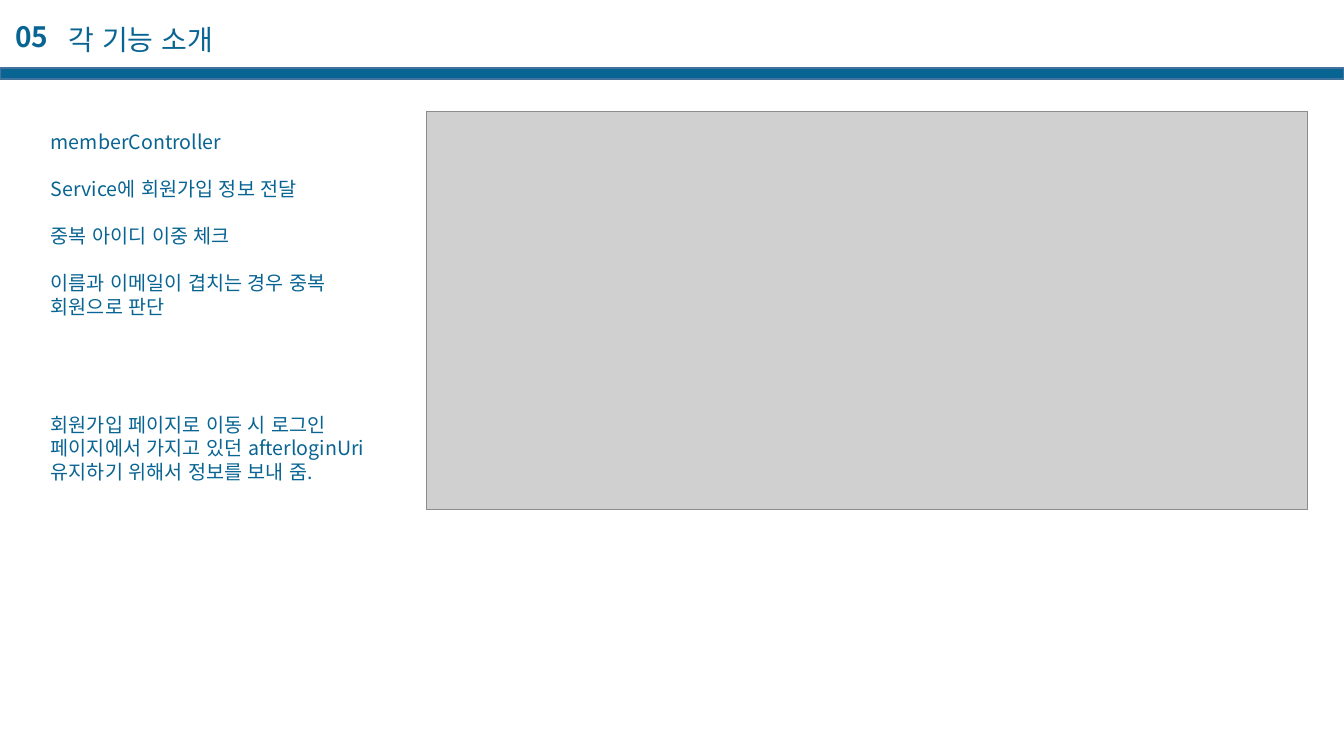
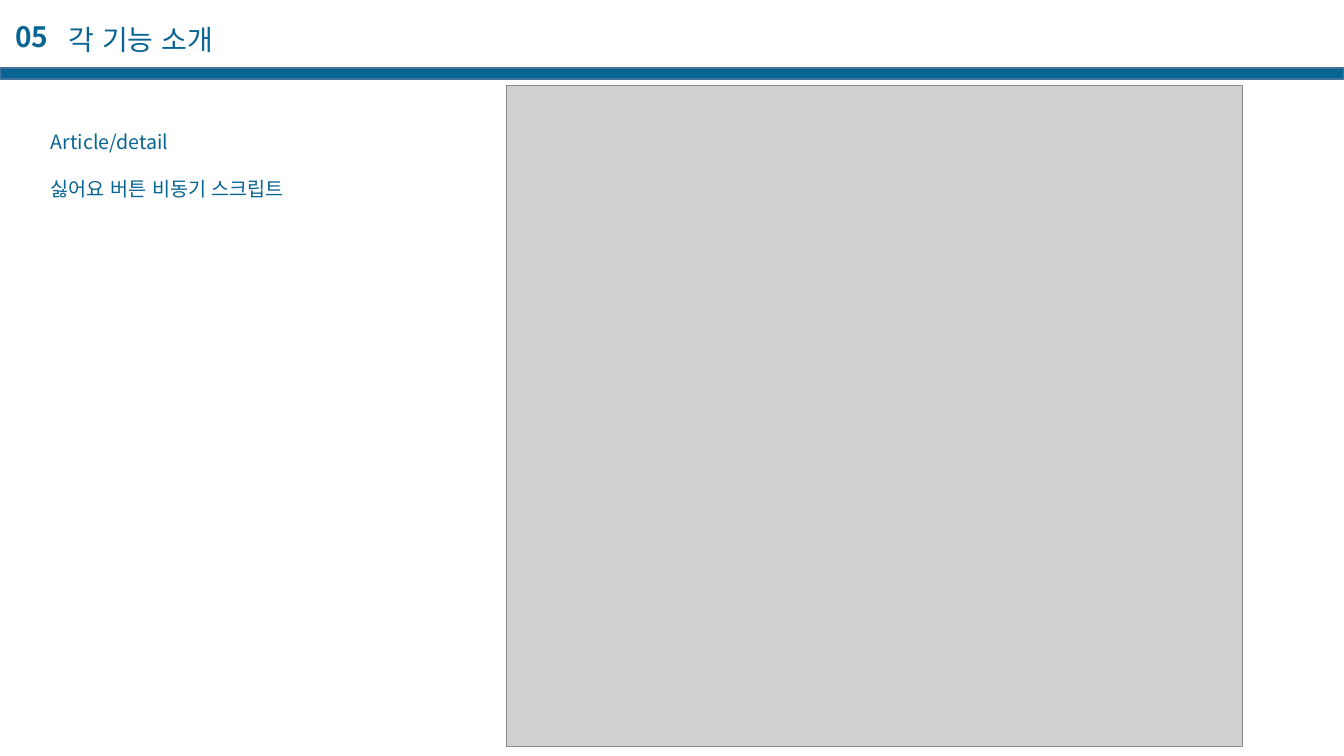
Before and after one commit to casatoo/EducationManager, a slide deck: slide 67 of 프로젝트 기술서.pptx. Drawn at 1344x756 pixels with LibreOffice and Linux fonts; fonts in the diff are those of the drawing; grey boxes stand for pictures. Boxes give left, top, right and bottom in pixels: in the first picture for what was removed or moved away, otherwise in the second. Text is boxed around its words. In the diff, an @@ line names an element or a change of style, - is before the commit and + after.

```diff
--- a/프로젝트 기술서.pptx
+++ b/프로젝트 기술서.pptx
@@ picture: place and size @@
-picture at (426, 112, 1308, 510)
+picture at (506, 85, 1242, 746)
@@ text removed at (51, 133, 364, 481) @@
-memberController
-Service에 회원가입 정보 전달
-중복 아이디 이중 체크
-이름과 이메일이 겹치는 경우 중복 회원으로 판단
-회원가입 페이지로 이동 시 로그인 페이지에서 가지고 있던 afterloginUri 유지하기 위해서 정보를 보내 줌.
@@ text added at (51, 133, 284, 198), 14 pt, text #086492 @@
+Article/detail
+싫어요 버튼 비동기 스크립트
```
Also in this commit, not shown: 4 other slides changed, 11 slides added, 2 slides removed.
